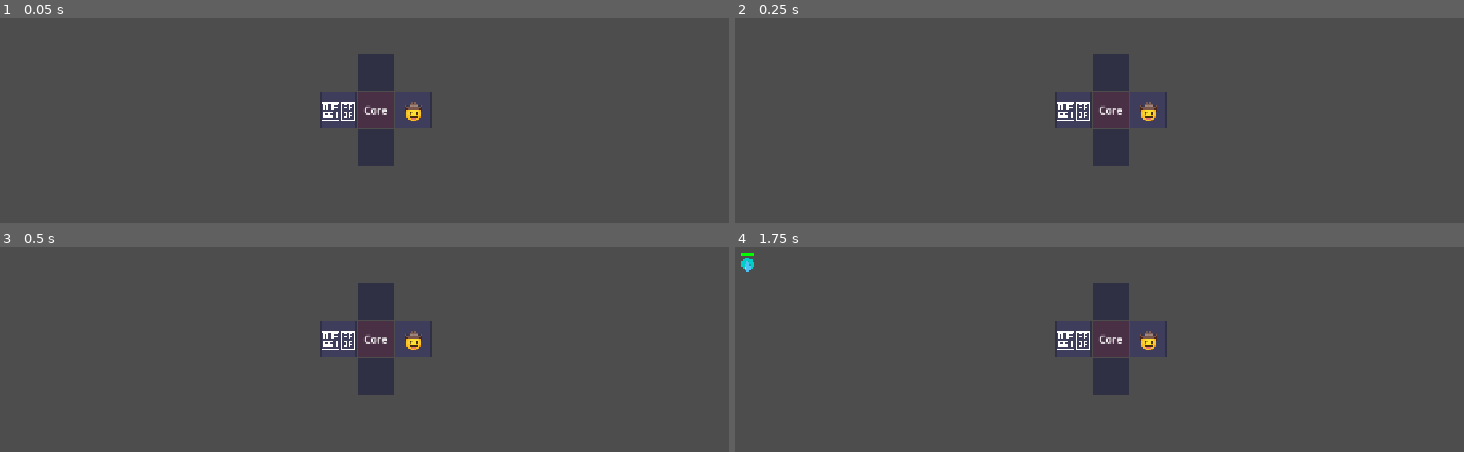
Above: before the commit, frames 1-4 (two rows, left to right).
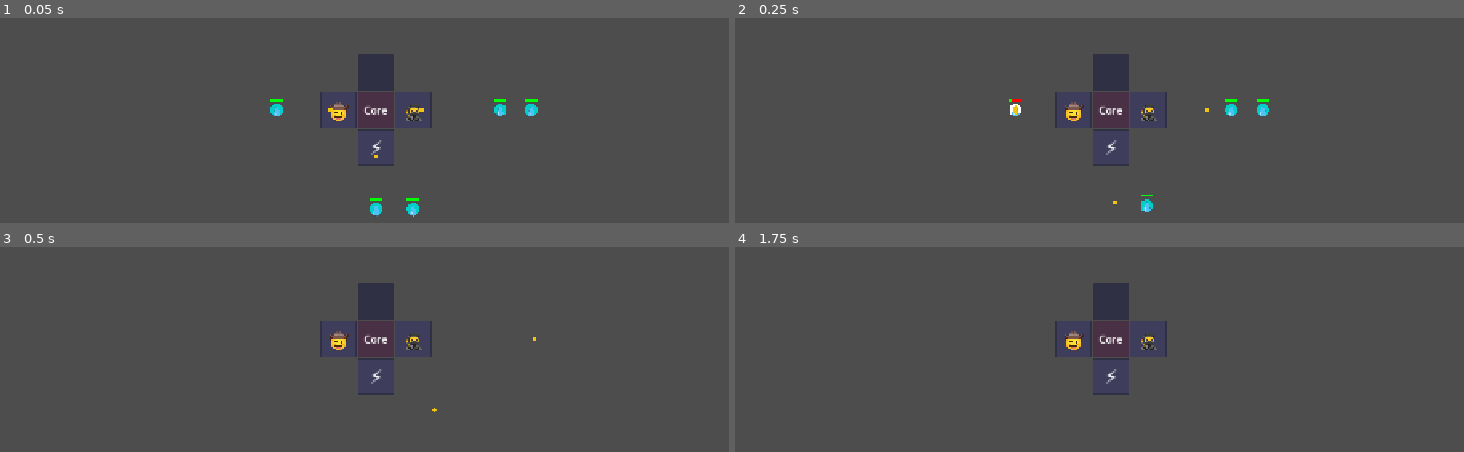
Above: after the commit, the same moments.

Repository: seekerzz/tower-html
Game: Godot game, scene res://src/Scenes/Tests/TestCombatScene.tscn
The game is run twice, just before and just after one commit, with the same random seed, the same clock (stepped at 60 frames per second) and the same inputs. The project has no main scene, so this scene is started directly.
Inputs (mouse positions are in pixels of both pictures, inside the frame that each line leads up to):
- Up to frame 1 (0.05 s): no input
- Up to frame 2 (0.25 s): no input
- Up to frame 3 (0.5 s): no input
- Up to frame 4 (1.75 s): drag from (1114, 339) to (outside the picture) at 0.52 s; tap Enter at 1.25 s; drag from (1114, 376) to (1070, 429) at 1.27 s

The runs differ from the first frame. In frame 1, 1.1% of the frame differs, in the area x 37-74%, y 39-98%; in frame 2, 0.9%; in frame 3, 0.5%; in frame 4, 0.6%.

Commit message:
Implement advanced projectile logic: Pierce, Bounce, Chain, Split

Diff:
--- a/src/Scripts/CombatManager.gd
+++ b/src/Scripts/CombatManager.gd
@@ -59,7 +59,12 @@
 		if unit.unit_data.attackType == "melee":
 			target.take_damage(unit.damage)
 		else:
-			spawn_projectile(unit, tile.global_position, target)
+			# Check for Multi-shot (projCount)
+			var proj_count = unit.unit_data.get("projCount", 1)
+			if proj_count > 1:
+				spawn_multishot_projectile(unit, tile.global_position, target, proj_count, unit.unit_data.get("spread", 0.5))
+			else:
+				spawn_projectile(unit, tile.global_position, target)
 
 func find_nearest_enemy(pos: Vector2, range_val: float):
 	var nearest = null
@@ -74,6 +79,39 @@
 	return nearest
 
 func spawn_projectile(source_unit, pos, target):
+	_spawn_single_projectile(source_unit, pos, target, {})
+
+func spawn_multishot_projectile(source_unit, pos, target, count, spread):
+	var base_angle = (target.global_position - pos).angle()
+	var start_angle = base_angle - spread / 2.0
+	var step = spread / max(1, count - 1)
+
+	for i in range(count):
+		var angle = start_angle + (i * step)
+		# We pass specific angle. But Projectile.setup normally looks at target.
+		# We can pass angle in stats to override.
+		_spawn_single_projectile(source_unit, pos, target, {"angle": angle})
+
+func _spawn_single_projectile(source_unit, pos, target, extra_stats):
 	var proj = PROJECTILE_SCENE.instantiate()
-	proj.setup(pos, target, source_unit.damage, 400.0, source_unit.unit_data.proj)
+
+	# Gather stats from unit data + active buffs
+	var stats = {
+		"pierce": source_unit.unit_data.get("pierce", 0),
+		"bounce": source_unit.unit_data.get("bounce", 0),
+		"split": source_unit.unit_data.get("split", 0), # Default split prop?
+		"chain": source_unit.unit_data.get("chain", 0)
+	}
+
+	# Merge buffs from Unit.gd (if present)
+	if "active_buffs" in source_unit:
+		for buff in source_unit.active_buffs:
+			if buff == "bounce": stats.bounce += 1
+			if buff == "split": stats.split += 1
+			# ... other buffs
+
+	# Merge extra stats (like angle from multishot)
+	stats.merge(extra_stats, true)
+
+	proj.setup(pos, target, source_unit.damage, 400.0, source_unit.unit_data.proj, stats)
 	add_child(proj)
--- a/src/Scripts/Projectile.gd
+++ b/src/Scripts/Projectile.gd
@@ -4,18 +4,34 @@
 var speed: float = 400.0
 var damage: float = 10.0
 var life: float = 2.0
-var type: String = "dot" # dot, rocket, etc.
+var type: String = "dot"
 var hit_list = []
 
-func setup(start_pos, target_node, dmg, proj_speed, proj_type):
+# Advanced Stats
+var pierce: int = 0
+var bounce: int = 0
+var split: int = 0
+var chain: int = 0
+
+const PROJECTILE_SCENE = preload("res://src/Scenes/Game/Projectile.tscn")
+
+func setup(start_pos, target_node, dmg, proj_speed, proj_type, stats = {}):
 	position = start_pos
 	target = target_node
 	damage = dmg
 	speed = proj_speed
 	type = proj_type
 
-	if target:
+	pierce = stats.get("pierce", 0)
+	bounce = stats.get("bounce", 0)
+	split = stats.get("split", 0)
+	chain = stats.get("chain", 0)
+
+	# Initial rotation
+	if target and is_instance_valid(target):
 		look_at(target.global_position)
+	elif stats.get("angle") != null:
+		rotation = stats.get("angle")
 
 func _process(delta):
 	life -= delta
@@ -24,12 +40,14 @@
 		return
 
 	var direction = Vector2.RIGHT.rotated(rotation)
+
+	# Homing behavior (only if we have a target and we haven't just bounced/split into a non-homing state)
+	# For simplicity, and matching ref somewhat, let's say projectiles home if they have a target.
+	# But split projectiles might not have a target.
 	if is_instance_valid(target):
 		var target_dir = (target.global_position - global_position).normalized()
-		# Simple homing or just move towards last known pos?
-		# For now, let's just move straight if it's not homing, or update rotation if homing
-		# The reference uses simple movement towards target position (at launch time) for most,
-		# but let's make it standard projectile movement.
+		# Use a turning speed or instant turn? Ref implies instant tracking or simple move towards target.
+		# Godot implementation in read_file was: direction = target_dir; look_at(...)
 		direction = target_dir
 		look_at(target.global_position)
 
@@ -38,7 +56,77 @@
 func _on_area_2d_area_entered(area):
 	if area.is_in_group("enemies"):
 		if area in hit_list: return
+
+		# Apply Damage
+		area.take_damage(damage)
 		hit_list.append(area)
 
-		area.take_damage(damage)
-		queue_free()
+		# 1. Bounce/Chain Logic
+		# Chain is treated essentially as bounce in the reference
+		var total_bounce = bounce + chain
+		var bounced = false
+
+		if total_bounce > 0:
+			bounced = perform_bounce(area)
+
+		# 2. Pierce & Split Logic
+		# If we bounced, the original "energy" went into the bounce (conceptually),
+		# so we don't pierce on the original line. The projectile effectively moved.
+		# If we didn't bounce, we check pierce.
+		if not bounced:
+			if pierce > 0:
+				pierce -= 1
+			else:
+				# Destroying - check for split
+				if split > 0:
+					perform_split()
+				queue_free()
+
+func perform_split():
+	# Spawn 2 projectiles at +/- 0.5 radians (~28 degrees)
+	var angles = [rotation + 0.5, rotation - 0.5]
+
+	for angle in angles:
+		var proj = PROJECTILE_SCENE.instantiate()
+		var new_stats = {
+			"pierce": 0,
+			"bounce": 0,
+			"split": 0,
+			"chain": 0,
+			"angle": angle
+		}
+		# Split projectiles usually don't have a specific target unless we find one,
+		# but for now let's just make them fly in the direction.
+		proj.setup(global_position, null, damage * 0.5, speed, type, new_stats)
+		get_parent().call_deferred("add_child", proj)
+
+func perform_bounce(current_hit_enemy):
+	# Find nearest enemy NOT in hit_list within range
+	var search_range = 300.0
+	var nearest = null
+	var min_dist = search_range
+
+	var enemies = get_tree().get_nodes_in_group("enemies")
+	for enemy in enemies:
+		if enemy == current_hit_enemy or enemy in hit_list:
+			continue
+
+		var dist = global_position.distance_to(enemy.global_position)
+		if dist < min_dist:
+			min_dist = dist
+			nearest = enemy
+
+	if nearest:
+		# Update this projectile to fly towards the new target
+		target = nearest
+		damage *= 0.8
+		if bounce > 0: bounce -= 1
+		elif chain > 0: chain -= 1
+
+		# Reset life slightly? Ref sets life to 0.5 or similar for bounces sometimes,
+		# or just lets it fly. Let's ensure it has enough life to reach.
+		life = 1.0
+
+		return true # Bounced successfully
+
+	return false # No target to bounce to
--- a/src/Scripts/TestCombatScene.gd
+++ b/src/Scripts/TestCombatScene.gd
@@ -2,12 +2,53 @@
 
 @onready var grid_manager = $GridManager
 @onready var combat_manager = $CombatManager
+const UNIT_SCENE = preload("res://src/Scenes/Game/Unit.tscn")
+const ENEMY_SCENE = preload("res://src/Scenes/Game/Enemy.tscn")
 
 func _ready():
-	# Setup simple scene
-	grid_manager.place_unit("ranger", 1, 0)
-	grid_manager.place_unit("knight", -1, 0)
+	# 1. Place Ninja (Pierce Test) at (1,0) - Right Side
+	grid_manager.place_unit("ninja", 1, 0)
 
-	# Start Wave manually after 1 second
-	await get_tree().create_timer(1.0).timeout
-	GameManager.start_wave()
+	# 2. Place Ranger (Split Test) at (-1,0) - Left Side
+	grid_manager.place_unit("ranger", -1, 0)
+	var ranger_tile = grid_manager.tiles.get("-1,0")
+	if ranger_tile and ranger_tile.unit:
+		ranger_tile.unit.unit_data["split"] = 1
+		ranger_tile.unit.unit_data["projCount"] = 1
+
+	# 3. Place Tesla (Chain/Bounce Test) at (0,1) - Bottom Side
+	grid_manager.place_unit("tesla", 0, 1)
+
+	# --- Spawns ---
+
+	# Ninja Targets (Right) - Line for Pierce
+	# Ninja at 700. Targets at 840, 890.
+	spawn_test_enemy(Vector2(840, 360), "slime")
+	spawn_test_enemy(Vector2(890, 360), "slime")
+
+	# Ranger Target (Left) - Single for Split
+	# Ranger at 580. Target at 480.
+	spawn_test_enemy(Vector2(480, 360), "slime")
+
+	# Tesla Targets (Bottom) - Two close for Chain
+	# Tesla at (640, 420). Range 200.
+	# Enemy 1 at (640, 520) (Dist 100).
+	# Enemy 2 at (700, 520) (Dist from E1: 60).
+	spawn_test_enemy(Vector2(640, 520), "slime")
+	spawn_test_enemy(Vector2(700, 520), "slime")
+
+	# Start Wave manually
+	GameManager.is_wave_active = true
+
+	await get_tree().create_timer(2.0).timeout
+	print("Test Finished")
+	get_tree().quit()
+
+func spawn_test_enemy(pos, type):
+	var enemy = ENEMY_SCENE.instantiate()
+	enemy.setup(type, 1)
+	enemy.global_position = pos
+	combat_manager.add_child(enemy)
+
+func _process(delta):
+	pass
